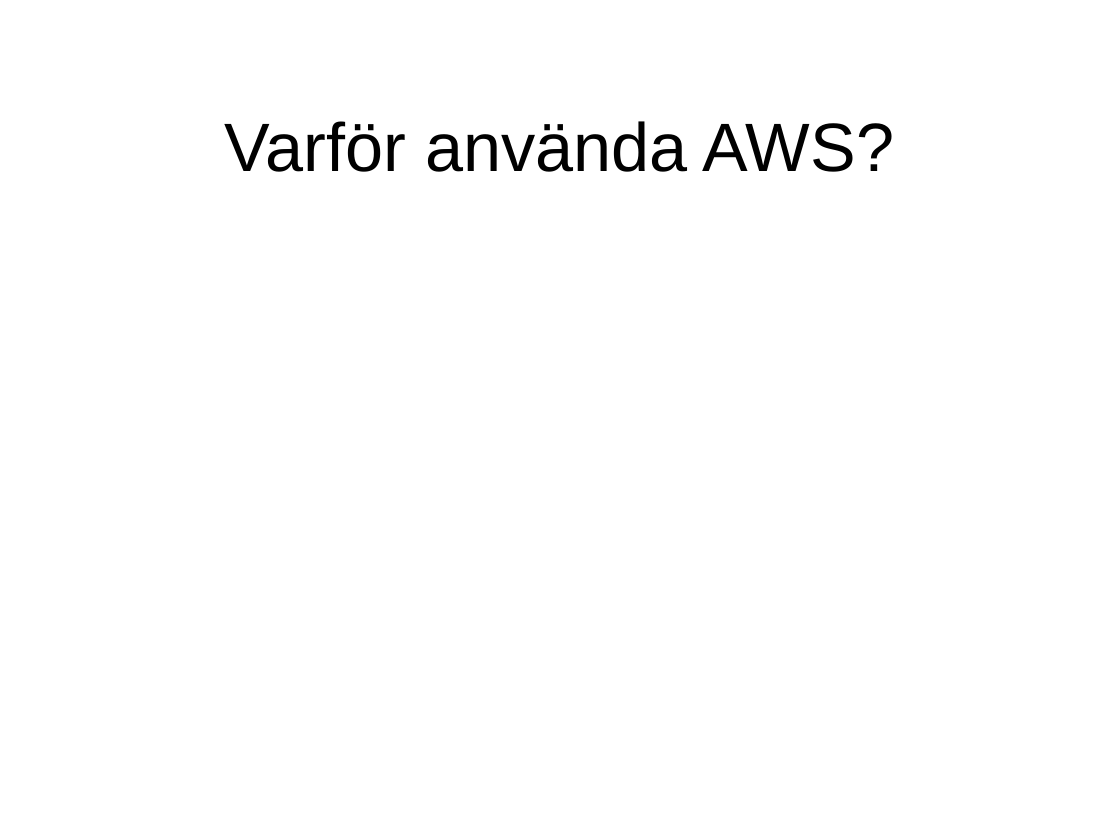
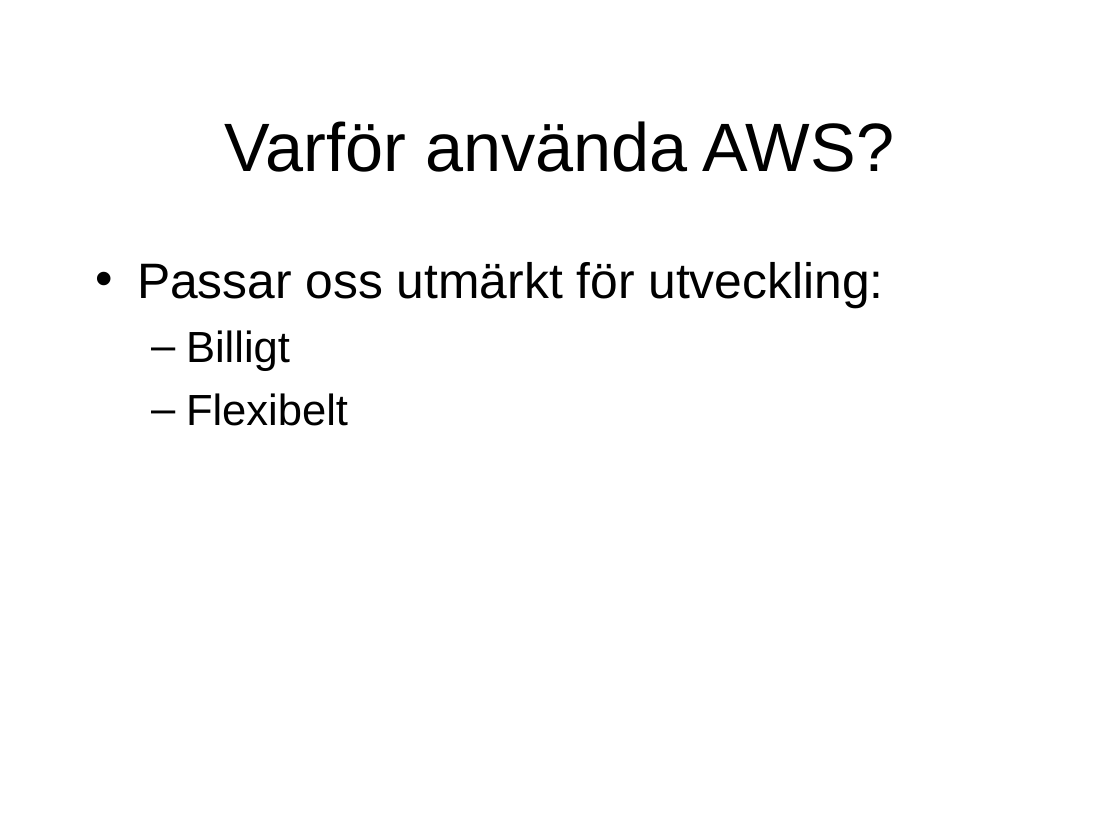
Before and after one commit to niklaslind/EC2_lab, a slide deck: slide 4 of doc/EC2_lab_1.ppt (slide 3 before the commit). Drawn at 1120x840 pixels with LibreOffice and Linux fonts; fonts in the diff are those of the drawing. Boxes give left, top, right and bottom in pixels: in the first picture for what was removed or moved away, otherwise in the second. Text is boxed around its words. In the diff, an @@ line names an element or a change of style, - is before the commit and + after.

Commit message:
updated ppt

```diff
--- a/doc/EC2_lab_1.ppt
+++ b/doc/EC2_lab_1.ppt
@@ text added at (137,262,883,426), 32 pt, text #000000 @@
+• Passar oss utmärkt för utveckling:
+  – Billigt
+  – Flexibelt
```
Also in this commit, not shown: 2 other slides changed, 2 slides added, 1 slide removed.
